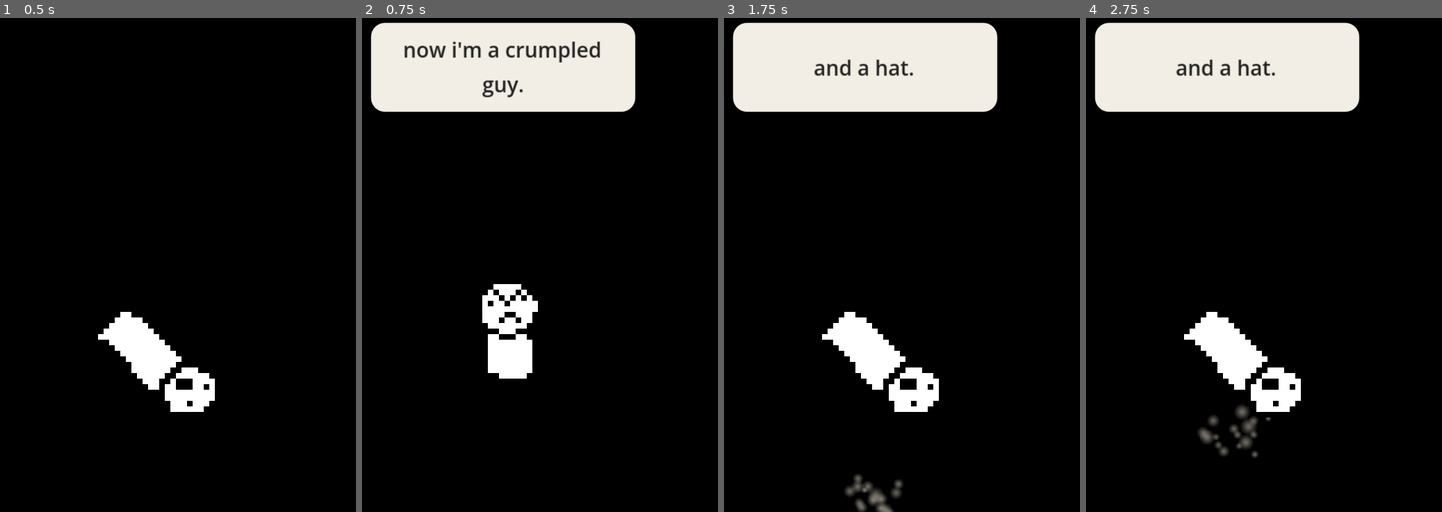
Above: before the commit, frames 1-4 (left to right).
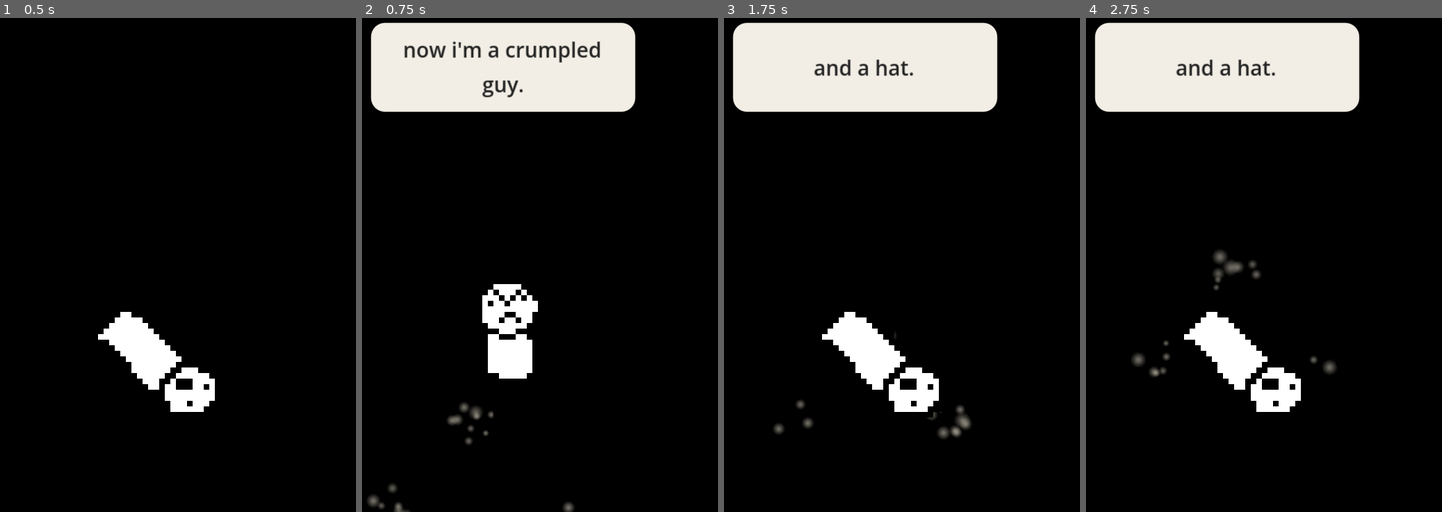
Above: after the commit, the same moments.

Repository: veroteknic/the-useless-fuck
Game: Godot game, scene res://main.tscn
Two runs of this game, one before a commit and one after it. Both use one fixed random seed, a clock stepped at 60 frames per second and the inputs below.
Inputs (mouse positions are in pixels of both pictures, inside the frame that each line leads up to):
- Up to frame 1 (0.5 s): no input
- Up to frame 2 (0.75 s): tap Enter at 0.5 s; drag from (511, 344) to (564, 151) at 0.52 s
- Up to frame 3 (1.75 s): drag from (759, 284) to (845, 363) at 1.27 s
- Up to frame 4 (2.75 s): move the mouse to (1288, 151) at 2.02 s; click (1288, 151) at 2.17 s

Frame 1 is identical in both runs. In frame 2, 0.5% of the frame differs, in the area x 1-60%, y 77-100%; in frame 3, 1.0%; in frame 4, 1.3%, in the area x 12-71%, y 46-90%.

Commit message:
emit particles from sides and top

Diff:
--- a/main.gd
+++ b/main.gd
@@ -224,8 +224,12 @@
 	dust_particles.scale_amount_max = 1.4
 	dust_particles.color = Color("#d8d1bf")
 	dust_particles.color_ramp = _make_fade_gradient(0.85)
-	dust_particles.emission_shape = CPUParticles2D.EMISSION_SHAPE_RECTANGLE
-	dust_particles.emission_rect_extents = Vector2(18.0, 3.0)
+	dust_particles.emission_shape = CPUParticles2D.EMISSION_SHAPE_POINTS
+	dust_particles.emission_points = PackedVector2Array([
+		Vector2(-56.0, 0.0),
+		Vector2(56.0, 0.0),
+		Vector2(0.0, -56.0)
+	])
 	effects_layer.add_child(dust_particles)
 
 	crumb_particles = CPUParticles2D.new()
@@ -254,6 +258,12 @@
 	crumb_particles.scale_amount_max = 1.5
 	crumb_particles.color = Color("#d9dde3")
 	crumb_particles.color_ramp = _make_fade_gradient(1.0)
+	crumb_particles.emission_shape = CPUParticles2D.EMISSION_SHAPE_POINTS
+	crumb_particles.emission_points = PackedVector2Array([
+		Vector2(-14.0, 0.0),
+		Vector2(14.0, 0.0),
+		Vector2(0.0, -14.0)
+	])
 	effects_layer.add_child(crumb_particles)
 
 
@@ -373,7 +383,7 @@
 		jump_launch = false
 
 		if impact_speed > settling_threshold:
-			burst_dust(desktop_position + Vector2(0, 56.0))
+			burst_dust(desktop_position)
 
 		if impact_speed >= landing_threshold and not self_jump:
 			# Remember the hard impact, but keep bouncing. The celebration
@@ -424,7 +434,7 @@
 
 		walk_dust_timer -= delta
 		if walk_dust_timer <= 0.0:
-			burst_dust(desktop_position + Vector2(0, 56.0))
+			burst_dust(desktop_position)
 			walk_dust_timer = 0.6
 
 		walk_timer -= delta
@@ -504,7 +514,7 @@
 	velocity.y = -randf_range(jump_speed_min, jump_speed_max)
 	sprite.flip_h = velocity.x < 0.0
 
-	burst_dust(desktop_position + Vector2(0, 56.0))
+	burst_dust(desktop_position)
 
 	reset_jump_timer()
 	reset_walk_pause_timer()
